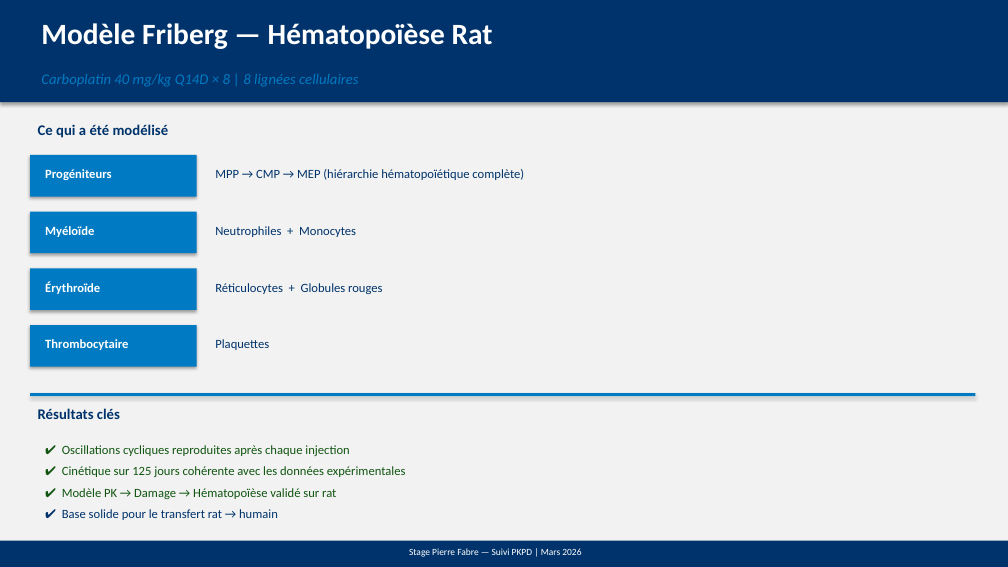
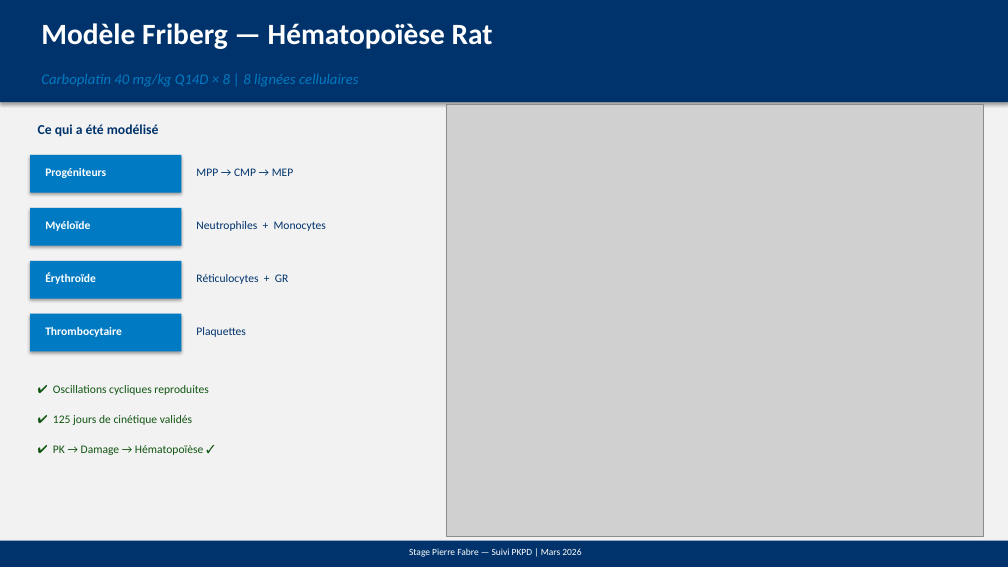
Before and after one commit to omarhss4k/Hema, a slide deck: slide 3 of reunion_point/reunion_prochaine.pptx. Drawn at 1008x567 pixels with LibreOffice and Linux fonts; fonts in the diff are those of the drawing; grey boxes stand for pictures. Boxes give left, top, right and bottom in pixels: in the first picture for what was removed or moved away, otherwise in the second. Text is boxed around its words. In the diff, an @@ line names an element or a change of style, - is before the commit and + after.

```diff
--- a/reunion_point/reunion_prochaine.pptx
+++ b/reunion_point/reunion_prochaine.pptx
@@ text "Ce qui a été modélisé" at [38,124,159,136]: size 14 to 13 pt @@
@@ picture added at [446,104,983,537] @@
@@ rectangle: place and size @@
-rectangle at [30,155,197,197]
+rectangle at [30,155,181,193]
@@ text at [196,168,294,176]: text changed; size 12 to 11 pt @@
-MPP → CMP → MEP (hiérarchie hématopoïétique complète)
+MPP → CMP → MEP
@@ rectangle: place and size @@
-rectangle at [30,212,197,253]
+rectangle at [30,208,181,246]
@@ text "Neutrophiles + Monocytes": place and size @@
-text "Neutrophiles + Monocytes" at [215,226,356,237]
+text "Neutrophiles + Monocytes" at [196,221,326,231]
@@ rectangle: place and size @@
-rectangle at [30,268,197,310]
+rectangle at [30,261,181,299]
@@ text "Érythroïde": place and size @@
-text "Érythroïde" at [45,281,100,294]
+text "Érythroïde" at [45,272,96,284]
@@ text at [196,274,289,284]: text changed; size 12 to 11 pt @@
-Réticulocytes + Globules rouges
+Réticulocytes + GR
@@ rectangle: place and size @@
-rectangle at [30,325,197,367]
+rectangle at [30,314,181,352]
@@ text "Thrombocytaire": place and size @@
-text "Thrombocytaire" at [45,339,128,350]
+text "Thrombocytaire" at [45,327,122,337]
@@ size 12 to 11 pt in 6 elements at [45,168,106,178], [45,221,90,231], [45,272,96,284], [45,327,122,337], [196,221,326,231], [196,327,246,337] @@
@@ text "Plaquettes": place and size @@
-text "Plaquettes" at [215,339,269,350]
+text "Plaquettes" at [196,327,246,337]
@@ text at [53,385,209,395]: text changed; size 12 to 11 pt @@
-✔ Oscillations cycliques reproduites après chaque injection
+✔ Oscillations cycliques reproduites
@@ rectangle removed at [30,393,975,396] @@
@@ text at [53,415,192,425]: text changed; size 14 to 11 pt; text colour #00336B to #115511; bold off @@
-Résultats clés
+✔ 125 jours de cinétique validés
@@ text at [53,445,203,455]: text changed; size 12 to 11 pt @@
-✔ Modèle PK → Damage → Hématopoïèse validé sur rat
+✔ PK → Damage → Hématopoïèse ✓
@@ text removed at [62,466,406,477] @@
-✔ Cinétique sur 125 jours cohérente avec les données expérimentales
@@ text removed at [62,509,278,520] @@
-✔ Base solide pour le transfert rat → humain
```
Also in this commit, not shown: 2 other slides changed, 6 other files.
